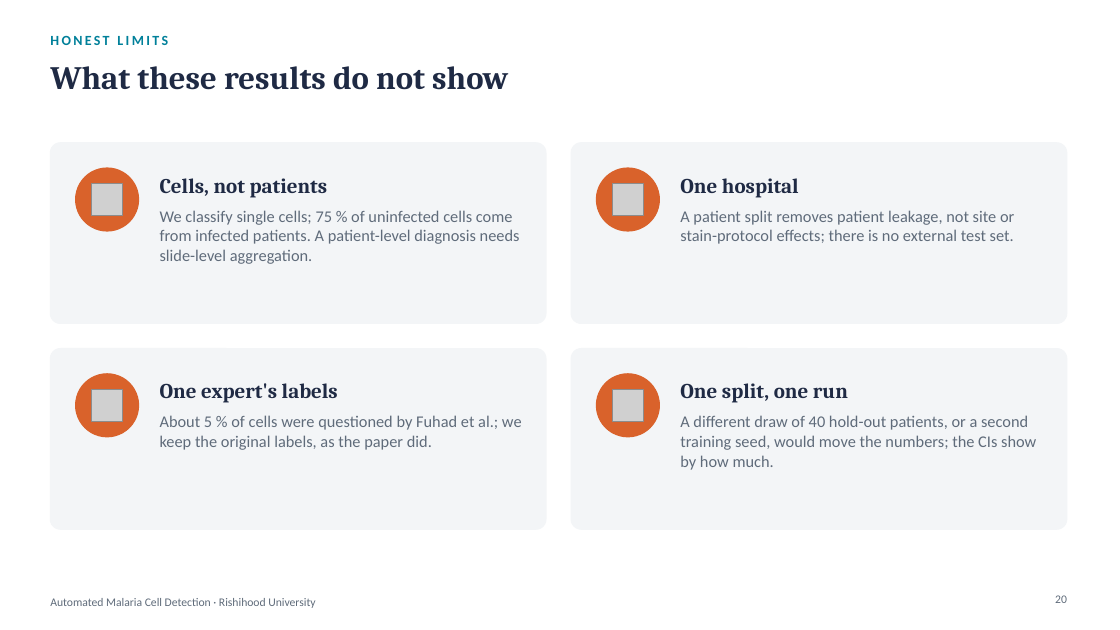
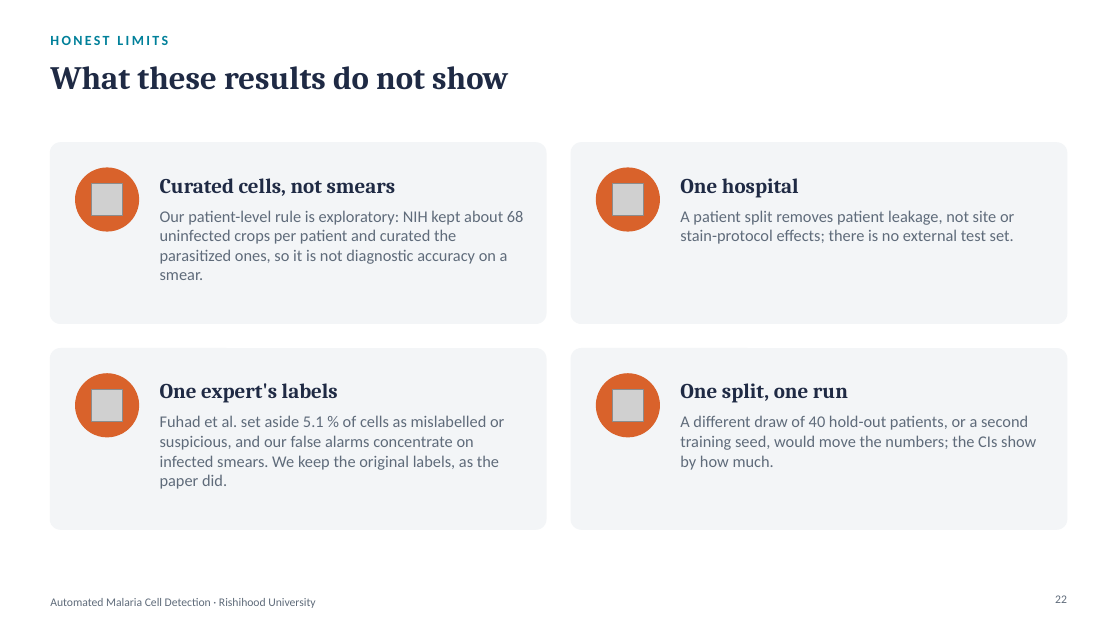
Before and after one commit to amathziah/malaria-detection, a slide deck: slide 22 of slides/Malaria_Phase3_Final.pptx (slide 20 before the commit). Drawn at 1120x630 pixels with LibreOffice and Linux fonts; fonts in the diff are those of the drawing; grey boxes stand for pictures. Boxes give left, top, right and bottom in pixels: in the first picture for what was removed or moved away, otherwise in the second. Text is boxed around its words. In the diff, an @@ line names an element or a change of style, - is before the commit and + after.

```diff
--- a/slides/Malaria_Phase3_Final.pptx
+++ b/slides/Malaria_Phase3_Final.pptx
@@ text at [160, 178, 396, 196]: text changed @@
-Cells, not patients
+Curated cells, not smears
@@ text at [160, 210, 524, 280]: text changed @@
-We classify single cells; 75 % of uninfected cells come from infected patients. A patient-level diagnosis needs slide-level aggregation.
+Our patient-level rule is exploratory: NIH kept about 68 uninfected crops per patient and curated the parasitized ones, so it is not diagnostic accuracy on a smear.
@@ text at [160, 415, 504, 489]: text changed @@
-About 5 % of cells were questioned by Fuhad et al.; we keep the original labels, as the paper did.
+Fuhad et al. set aside 5.1 % of cells as mislabelled or suspicious, and our false alarms concentrate on infected smears. We keep the original labels, as the paper did.
@@ page number at [1055, 595, 1067, 603]: text changed @@
-20
+22
```
Also in this commit, not shown: 7 other slides changed, 2 slides added, 5 other files.
